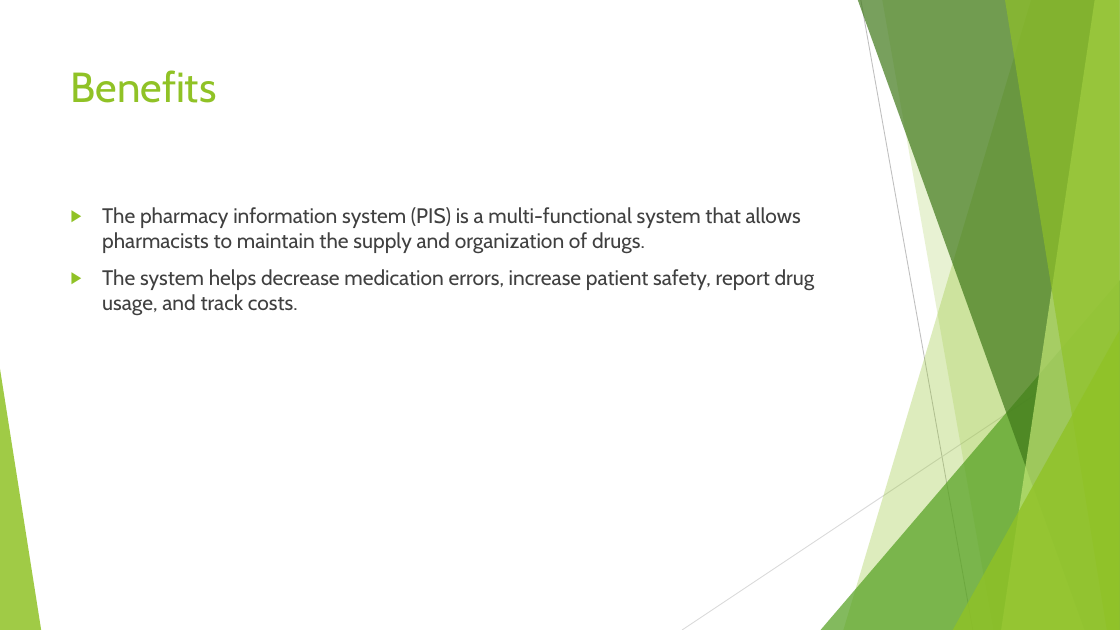
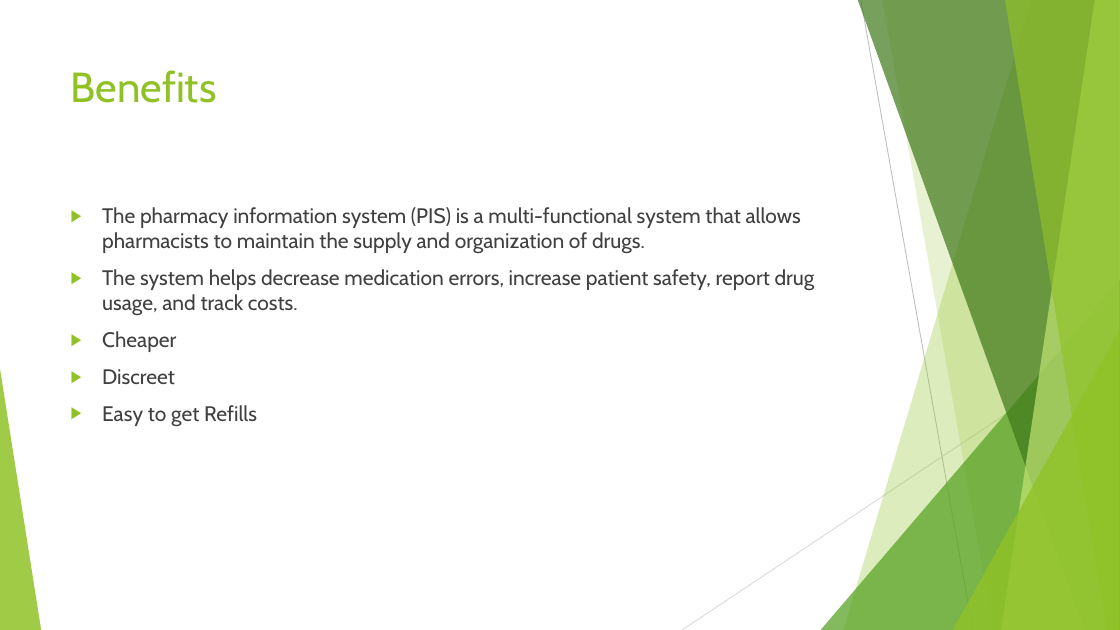
Before and after one commit to keshavgupta16-17/Pharmacy-Project-SRS-Document-and-ppt, a slide deck: slide 5 of OPMS.pptx (slide 4 before the commit). Drawn at 1120x630 pixels with LibreOffice and Linux fonts; fonts in the diff are those of the drawing. Boxes give left, top, right and bottom in pixels: in the first picture for what was removed or moved away, otherwise in the second. Text is boxed around its words. In the diff, an @@ line names an element or a change of style, - is before the commit and + after.

```diff
--- a/OPMS.pptx
+++ b/OPMS.pptx
@@ text at [102, 331, 257, 427]: paragraphs added @@
+▶ Cheaper
+▶ Discreet
+▶ Easy to get Refills
```
Also in this commit, not shown: 3 other slides changed, 2 slides added, 1 slide removed, 1 other file.
